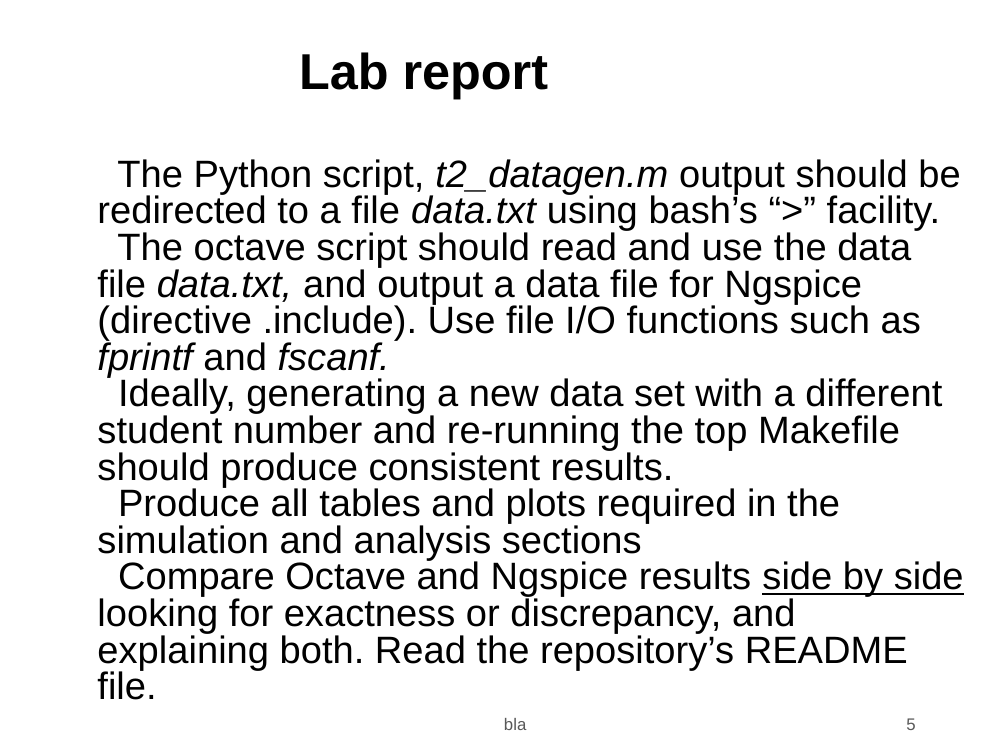
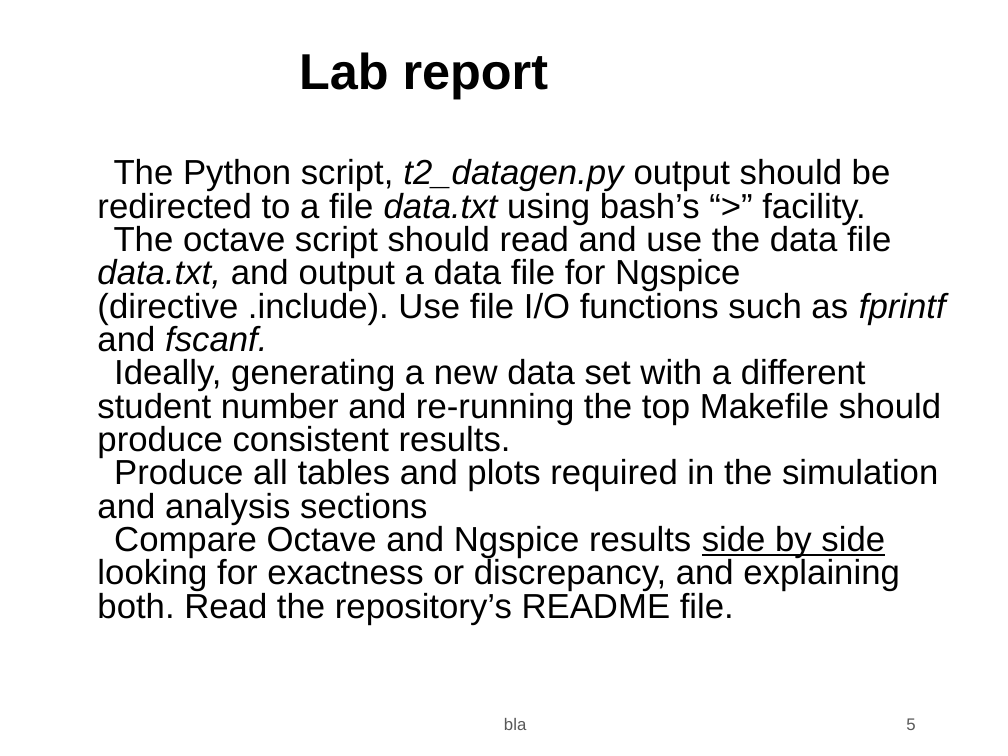
Before and after one commit to Jdinis8/TCFE, a slide deck: slide 5 of t2/t2.odp. Drawn at 1008x756 pixels with LibreOffice and Linux fonts; fonts in the diff are those of the drawing; background and template pictures are left out. Boxes give left, top, right and bottom in pixels: in the first picture for what was removed or moved away, otherwise in the second. Text is boxed around its words. In the diff, an @@ line names an element or a change of style, - is before the commit and + after.

```diff
--- a/t2/t2.odp
+++ b/t2/t2.odp
@@ text at bbox=[97, 159, 891, 225]: text changed; size 27.2 to 24.8 pt @@
-1) The Python script, t2_datagen.m output should be redirected to a file data.txt using bash’s “>” facility.
+1) The Python script, t2_datagen.py output should be redirected to a file data.txt using bash’s “>” facility.
@@ text at bbox=[97, 223, 946, 625]: size 27.2 to 24.8 pt in "The octave script should read and use ...", "Ideally, generating a new data set with ...", "Produce all tables and plots required in ...", "Compare Octave and Ngspice results side by ..." @@
```
Also in this commit, not shown: 2 other slides changed, 14 other files.
